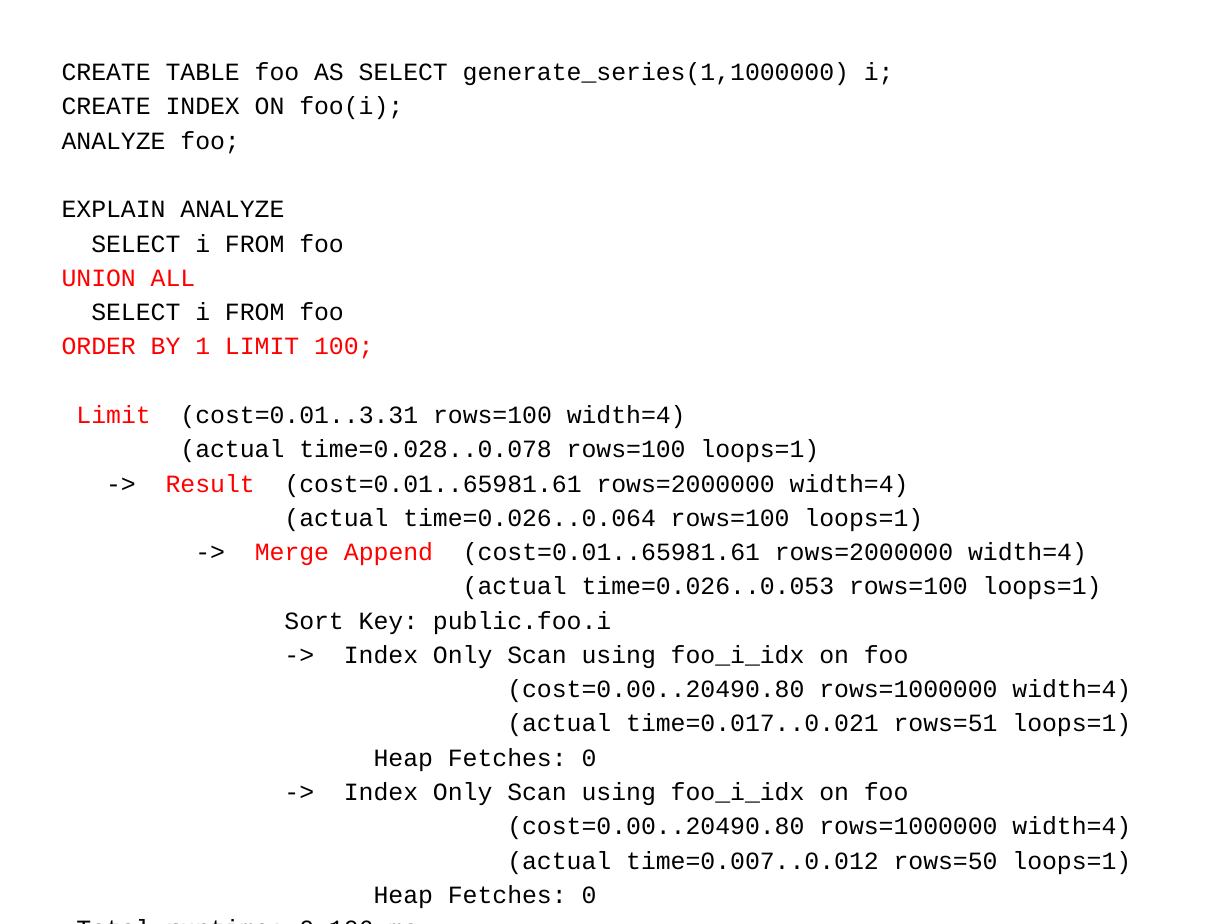
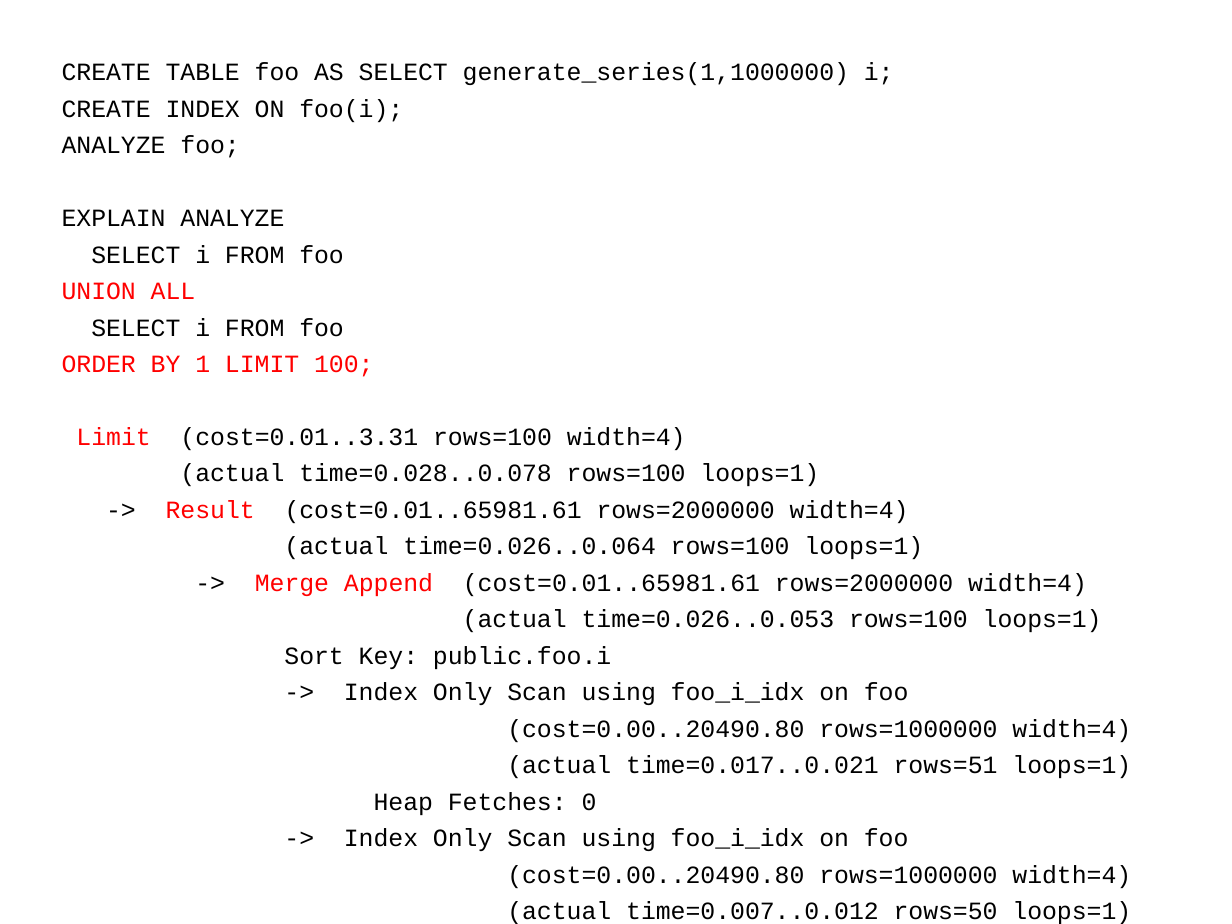
Before and after one commit to tvondra/explain_training, a slide deck: slide 80 of explain-training.odp (slide 78 before the commit). Drawn at 1232x924 pixels with LibreOffice and Linux fonts; fonts in the diff are those of the drawing. Boxes give left, top, right and bottom in pixels: in the first picture for what was removed or moved away, otherwise in the second. Text is boxed around its words. In the diff, an @@ line names an element or a change of style, - is before the commit and + after.

```diff
--- a/explain-training.odp
+++ b/explain-training.odp
@@ text "CREATE TABLE foo AS SELECT ..." at (62,62,1131,924): more space between paragraphs @@
```
Also in this commit, not shown: 8 other slides changed, 3 slides added, 3 other files.
